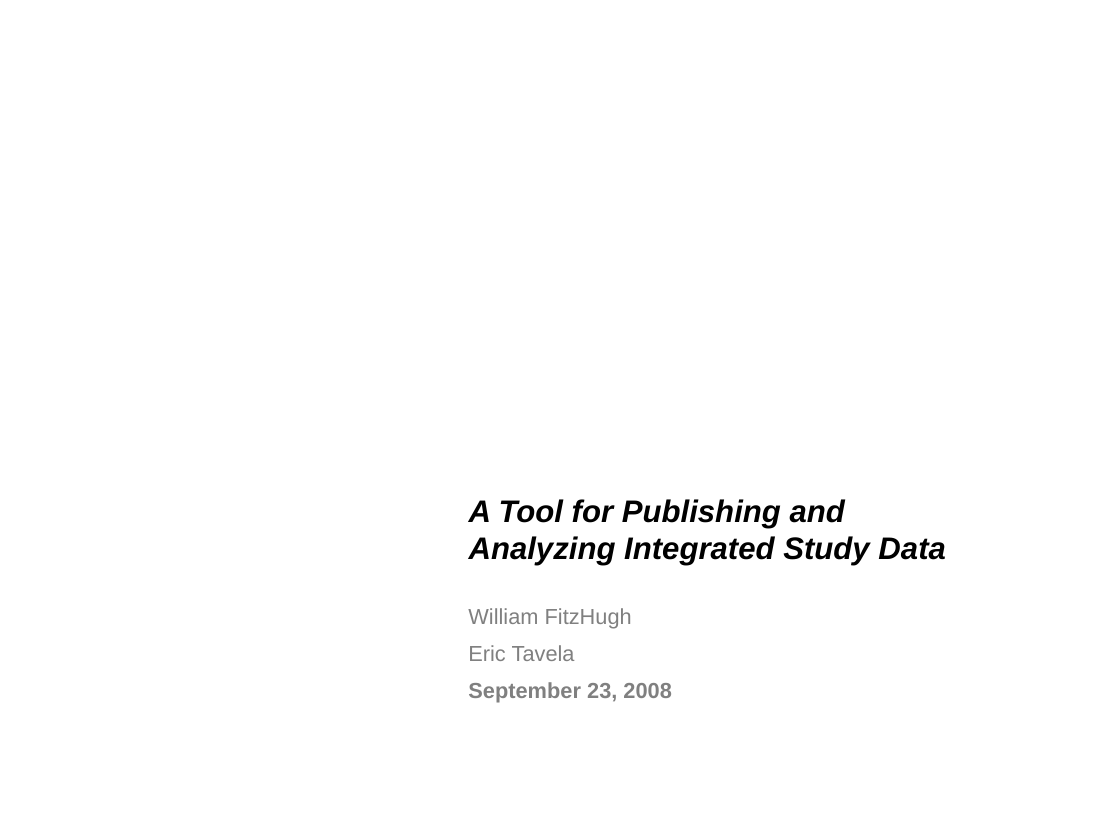
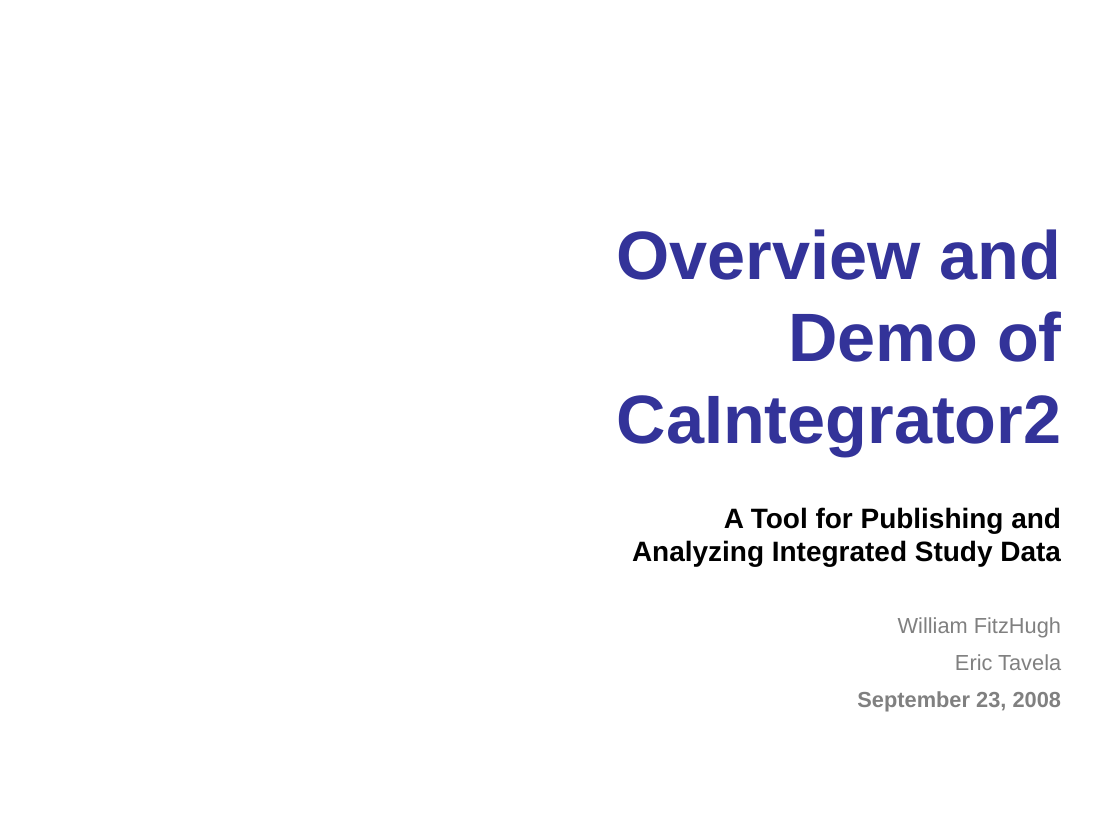
Before and after one commit to NCIP/caintegrator, a slide deck: slide 1 of docs/project_management/external_meetings/ICR Workspace Mtg Sept 2008 Slides.pptx. Drawn at 1120x840 pixels with LibreOffice and Linux fonts; fonts in the diff are those of the drawing; background and template pictures are left out. Boxes give left, top, right and bottom in pixels: in the first picture for what was removed or moved away, otherwise in the second. Text is boxed around its words. In the diff, an @@ line names an element or a change of style, - is before the commit and + after.

Commit message:
added new title page template

```diff
--- a/docs/project_management/external_meetings/ICR Workspace Mtg Sept 2008 Slides.pptx
+++ b/docs/project_management/external_meetings/ICR Workspace Mtg Sept 2008 Slides.pptx
@@ title "Overview and Demo of CaIntegrator2": place and size @@
-title "Overview and Demo of CaIntegrator2" at box(457, 222, 1120, 402)
+title "Overview and Demo of CaIntegrator2" at box(617, 229, 1062, 456)
@@ title "Overview and Demo of CaIntegrator2" at box(617, 229, 1062, 456): size 36 to 44 pt, font Montserrat to Arial, text colour #FFFFFF to #333399; alignment left to right @@
@@ subtitle "A Tool for Publishing and ...": place and size @@
-subtitle "A Tool for Publishing and ..." at box(469, 499, 945, 565)
+subtitle "A Tool for Publishing and ..." at box(632, 507, 1061, 567)
@@ subtitle "A Tool for Publishing and ..." at box(632, 507, 1061, 567): size 20 to 18 pt, italic off; alignment left to right @@
@@ text "William FitzHugh": place and size @@
-text "William FitzHugh" at box(468, 608, 672, 703)
+text "William FitzHugh" at box(857, 617, 1062, 712)
@@ text "William FitzHugh" at box(857, 617, 1062, 712): alignment left to right @@
```
